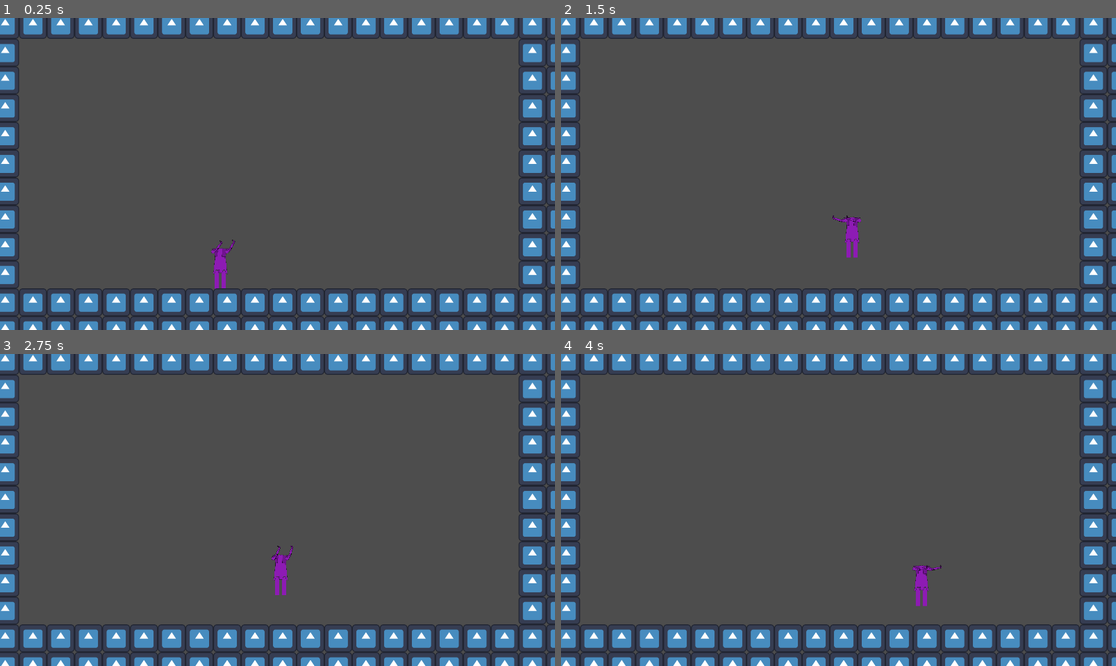
Above: before the commit, frames 1-4 (two rows, left to right).
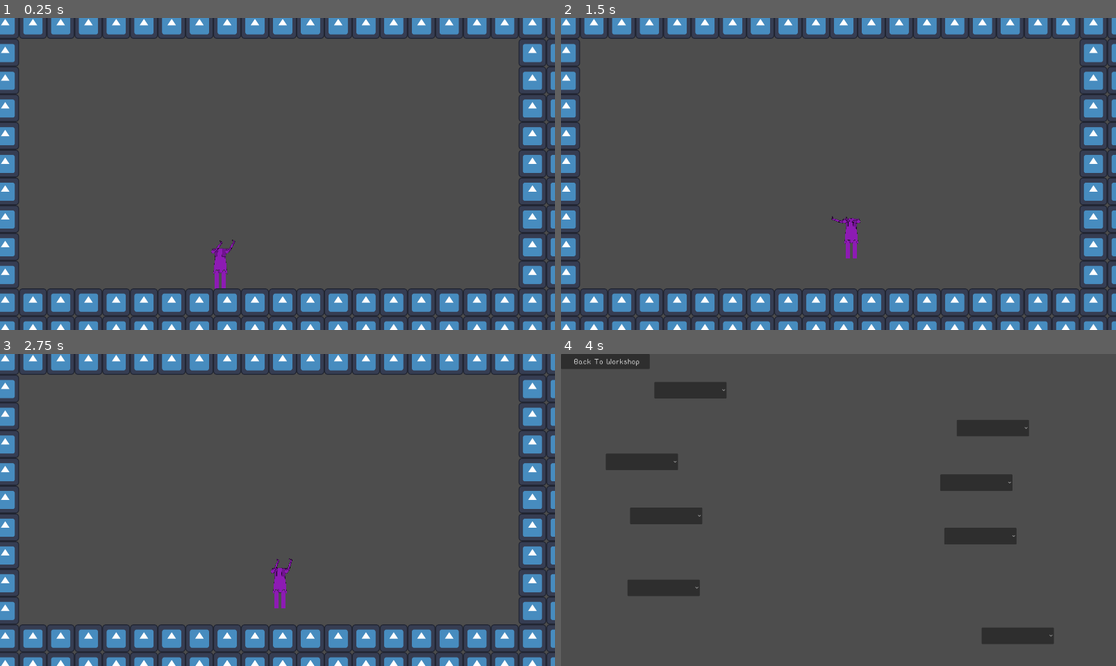
Above: after the commit, the same moments.

Repository: flowerFawn/Robot_game
Game: Godot game, scene res://levels/workshop.tscn
Two runs of this game, one before a commit and one after it. Both use one fixed random seed, a clock stepped at 60 frames per second and the inputs below. The engine's default icon, where the game draws it, is replaced by a stand-in: a white triangle on a blue panel in a dark square.
Inputs (mouse positions are in pixels of both pictures, inside the frame that each line leads up to):
- Up to frame 1 (0.25 s): no input
- Up to frame 2 (1.5 s): tap Enter at 0.5 s; move the mouse to (960, 158) at 0.52 s; hold D (right) from 0.53 s (still down); tap Shift (slide) at 0.6 s; tap Space (jump) at 0.77, 0.8, 1.07, 1.35 s; move the mouse to (727, 189) at 1.27 s
- Up to frame 3 (2.75 s): tap Space (jump) at 1.52, 1.82, 2.3 s; tap Shift (slide) at 1.55 s; move the mouse to (333, 441) at 2.02 s; release D (right) at 2.03 s; hold A (left) from 2.03 s (still down); tap E (head_action) at 2.1 s
- Up to frame 4 (4 s): move the mouse to (810, 572) at 2.77 s; release A (left) at 2.78 s; hold D (right) from 2.78 s (still down); tap F (interact) at 2.85 s; tap Space (jump) at 3.02, 3.32, 3.77, 3.8 s; tap Shift (slide) at 3.05 s; move the mouse to (1005, 556) at 3.52 s; press the mouse at (1005, 556) at 3.53 s

The runs differ from the first frame. In frame 2, 0.1% of the frame differs, in the area x 48-55%, y 63-78%; in frame 3, 0.3%; in frame 4, 23%, in the area x 0-100%, y 0-100%.

Commit message:
you now fall at double speed, and can jump during slides (ending the slide)

Diff:
--- a/player_scripts/player.tscn
+++ b/player_scripts/player.tscn
@@ -145,8 +145,8 @@
 texture = ExtResource("9_8ooks")
 
 [node name="FloorRay" type="RayCast2D" parent="." groups=["no_collision", "ray"]]
-position = Vector2(-4, 16)
-target_position = Vector2(8, 1)
+position = Vector2(-3, 16)
+target_position = Vector2(6, 1)
 collision_mask = 9
 hit_from_inside = true
 
--- a/player_scripts/player_main.gd
+++ b/player_scripts/player_main.gd
@@ -49,8 +49,7 @@
 		current_forces.x = take_movement_inputs()
 	elif player_state == "walking":
 		current_forces.x = 0
-	if are_legs_on_floor():
-		current_forces.y -= take_jump_input()
+	handle_jump()
 	#if the player is not on the floor, and they are climbing, they will slow down (smoothes it out a lot, looks much prettier
 	if not are_legs_on_floor() and is_climbing and abs(current_forces.x) > 1:
 		current_forces.x -= 100 * delta
@@ -58,7 +57,6 @@
 	if (player_state == "sliding" and abs(current_forces).x < 1) or (Input.is_action_just_released("slide") and player_state == "sliding"):
 		#sets state back, and does end_slide on each limb, undoing the start of the slide
 		run_end_slide()
-		set_immunity(false)
 	#takes 10 per second away from the current forces x axis, multiplier to change direction
 	if player_state == "sliding":
 		current_forces.x -= 10 * delta * stored_slide
@@ -100,8 +98,11 @@
 func add_gravity(delta):
 	#uses the floor ray like is_on_floor()
 	if get_node("FloorRay").get_collider() == null or not get_node("FloorRay").get_collider().is_in_group("floor"):
-		current_forces.y += total_weight * delta
-	else:
+		if current_forces.y < 0:
+			current_forces.y += total_weight * delta
+		else:
+			current_forces.y += total_weight * delta * 2
+	elif current_forces.y > 0:
 		current_forces.y = 0
 
 func take_movement_inputs():
@@ -113,12 +114,18 @@
 		movement_total += total_speed
 	return movement_total
 
+func handle_jump():
+	if take_jump_input():
+		if player_state == "sliding":
+			run_end_slide()
+		current_forces.y = -total_jump
+
 func take_jump_input():
 	#if not jumping (or is not on the floor) will return 0 to be added, and if jumping and on the floor will add the total jump to the y movement
 	if Input.is_action_just_pressed("jump") and are_legs_on_floor():
-		return total_jump
-	else:
-		return 0
+		return true
+	else:
+		return false
 
 func take_slide_input():
 	if Input.is_action_just_pressed("slide") and player_state not in UNMOVABLE_STATES and are_legs_on_floor() and total_speed >= 30:
@@ -178,6 +185,7 @@
 
 func run_end_slide():
 	player_state = "walking"
+	set_immunity(false)
 	position.y -= 6
 	for limb in get_children():
 		if limb.is_in_group("ray"):
